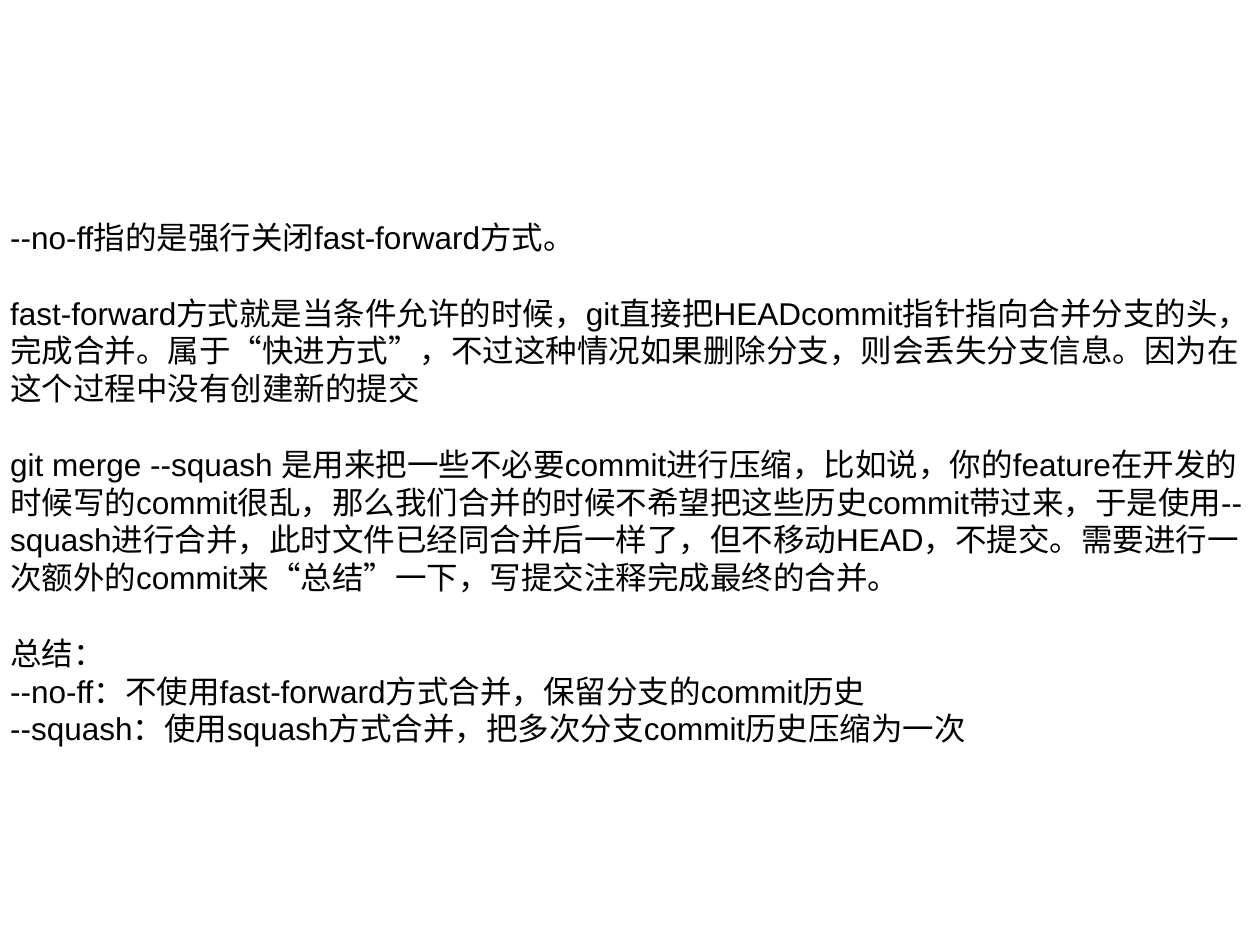
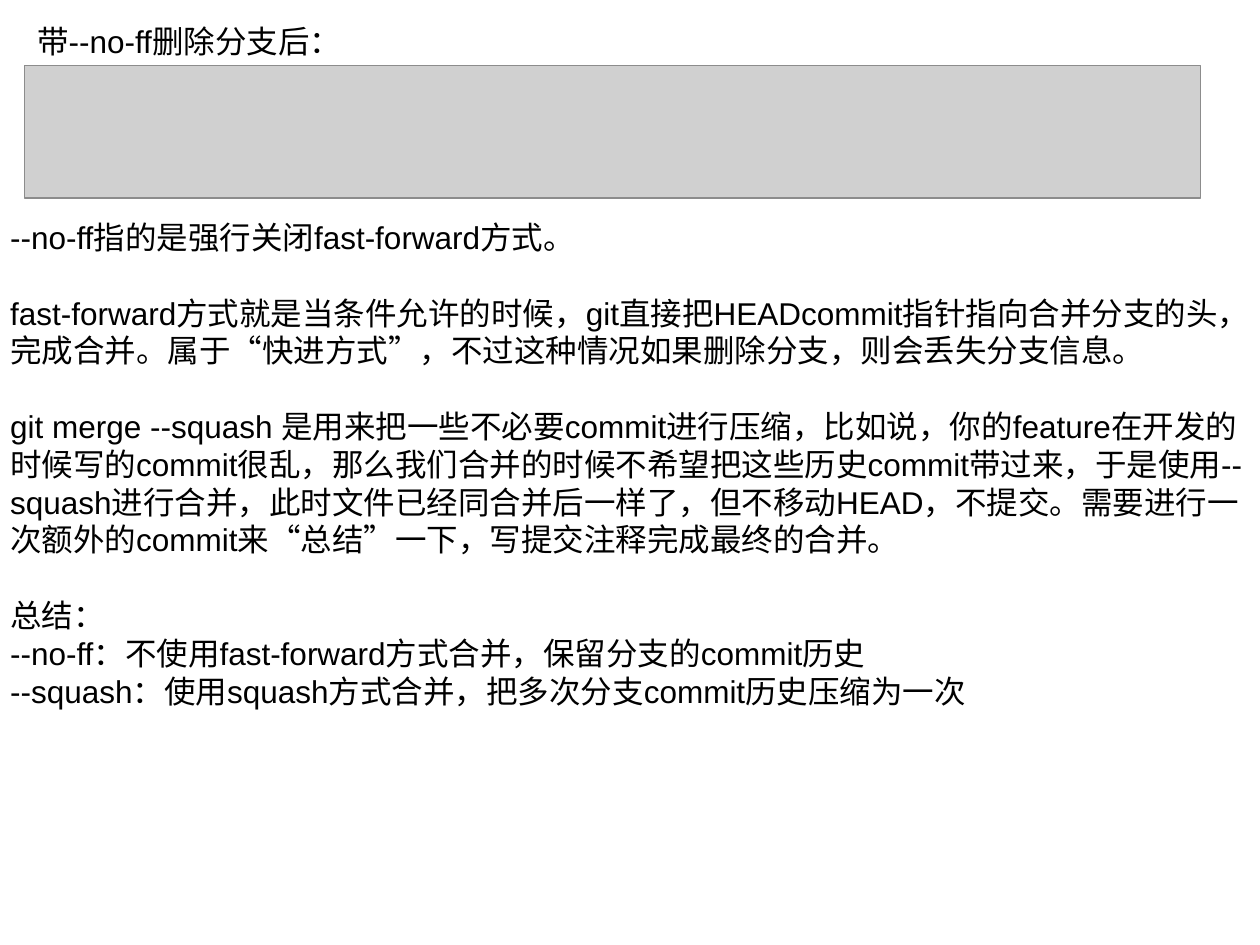
Before and after one commit to Confucius-Mencius/third_party2, a slide deck: slide 47 of doc/git概念和操作.pptx. Drawn at 1260x945 pixels with LibreOffice and Linux fonts; fonts in the diff are those of the drawing; grey boxes stand for pictures. Boxes give left, top, right and bottom in pixels: in the first picture for what was removed or moved away, otherwise in the second. Text is boxed around its words. In the diff, an @@ line names an element or a change of style, - is before the commit and + after.

```diff
--- a/doc/git概念和操作.pptx
+++ b/doc/git概念和操作.pptx
@@ text added at <box>37,26,341,56</box>, 18 pt, text #000000 @@
+带--no-ff删除分支后：
@@ picture added at <box>25,66,1201,198</box> @@
@@ text at <box>10,300,1249,365</box>: text changed @@
-fast-forward方式就是当条件允许的时候，git直接把HEADcommit指针指向合并分支的头，完成合并。属于“快进方式”，不过这种情况如果删除分支，则会丢失分支信息。因为在这个过程中没有创建新的提交
+fast-forward方式就是当条件允许的时候，git直接把HEADcommit指针指向合并分支的头，完成合并。属于“快进方式”，不过这种情况如果删除分支，则会丢失分支信息。
```
Also in this commit, not shown: 1 other slide changed, 1 slide added, 1 other file.
